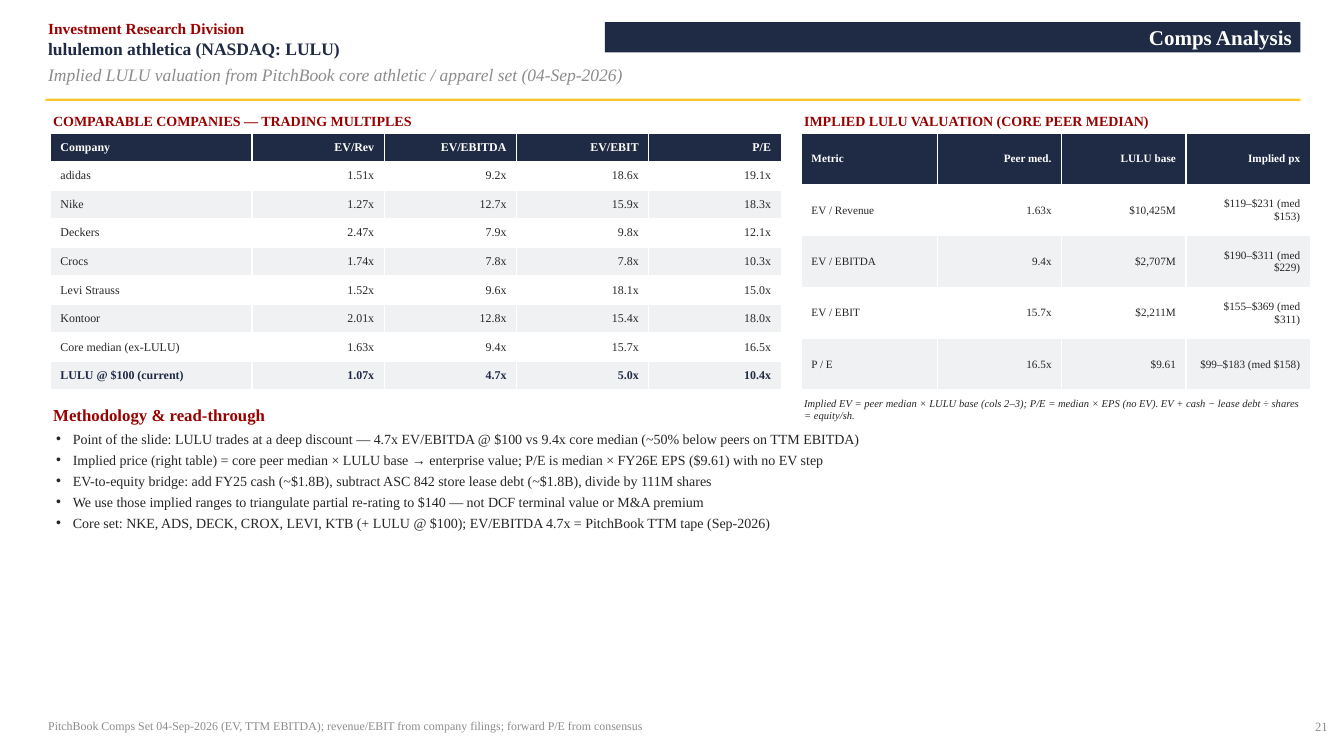
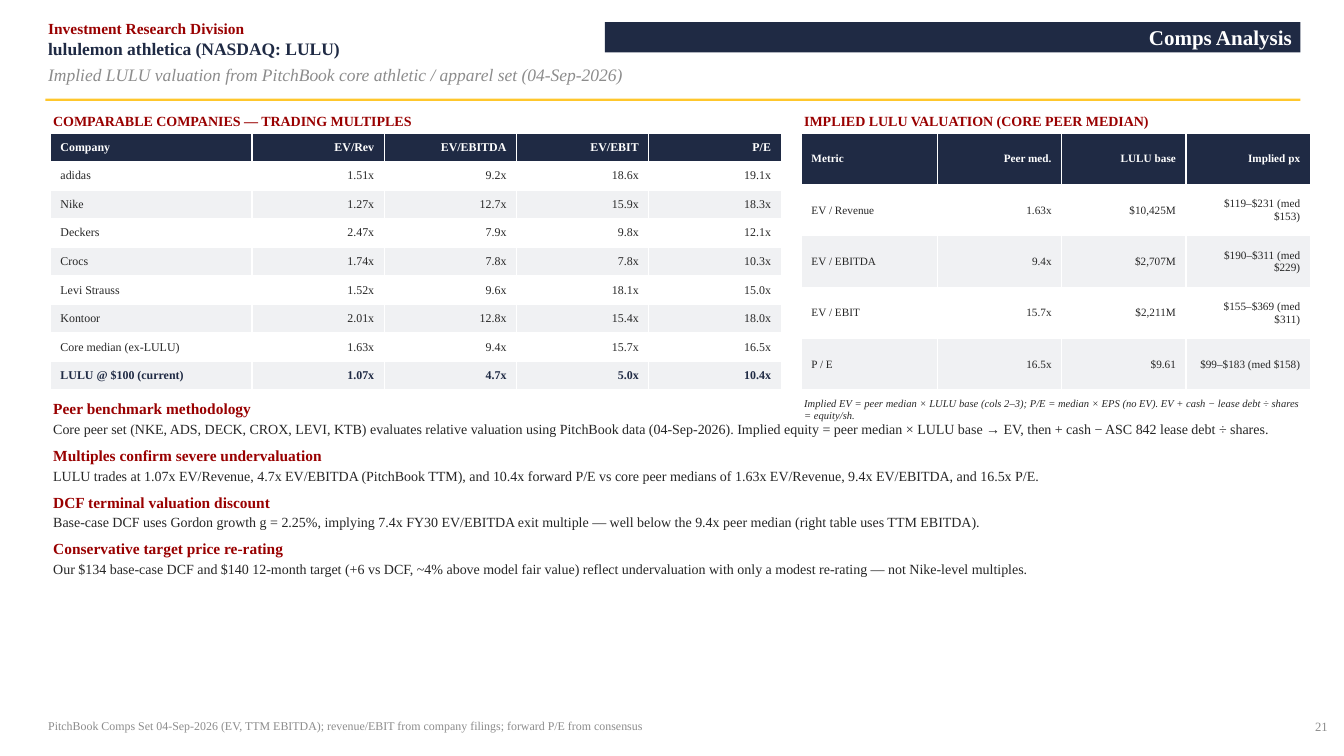
Before and after one commit to vengeanceaiUSC/RM, a slide deck: slide 22 of LULU/LULU_Investment_Pitch_Deck.pptx. Drawn at 1344x756 pixels with LibreOffice and Linux fonts; fonts in the diff are those of the drawing. Boxes give left, top, right and bottom in pixels: in the first picture for what was removed or moved away, otherwise in the second. Text is boxed around its words. In the diff, an @@ line names an element or a change of style, - is before the commit and + after.

```diff
--- a/LULU/LULU_Investment_Pitch_Deck.pptx
+++ b/LULU/LULU_Investment_Pitch_Deck.pptx
@@ text at [53,403,1268,577]: text changed @@
-Methodology & read-through
-• Point of the slide: LULU trades at a deep discount — 4.7x EV/EBITDA @ $100 vs 9.4x core median (~50% below peers on TTM EBITDA)
-• Implied price (right table) = core peer median × LULU base → enterprise value; P/E is median × FY26E EPS ($9.61) with no EV step
-• EV-to-equity bridge: add FY25 cash (~$1.8B), subtract ASC 842 store lease debt (~$1.8B), divide by 111M shares
-• We use those implied ranges to triangulate partial re-rating to $140 — not DCF terminal value or M&A premium
-• Core set: NKE, ADS, DECK, CROX, LEVI, KTB (+ LULU @ $100); EV/EBITDA 4.7x = PitchBook TTM tape (Sep-2026)
+Peer benchmark methodology
+Core peer set (NKE, ADS, DECK, CROX, LEVI, KTB) evaluates relative valuation using PitchBook data (04-Sep-2026). Implied equity = peer median × LULU base → EV, then + cash − ASC 842 lease debt ÷ shares.
+Multiples confirm severe undervaluation
+LULU trades at 1.07x EV/Revenue, 4.7x EV/EBITDA (PitchBook TTM), and 10.4x forward P/E vs core peer medians of 1.63x EV/Revenue, 9.4x EV/EBITDA, and 16.5x P/E.
+DCF terminal valuation discount
+Base-case DCF uses Gordon growth g = 2.25%, implying 7.4x FY30 EV/EBITDA exit multiple — well below the 9.4x peer median (right table uses TTM EBITDA).
+Conservative target price re-rating
+Our $134 base-case DCF and $140 12-month target (+6 vs DCF, ~4% above model fair value) reflect undervaluation with only a modest re-rating — not Nike-level multiples.
```
Also in this commit, not shown: 1 other file.
